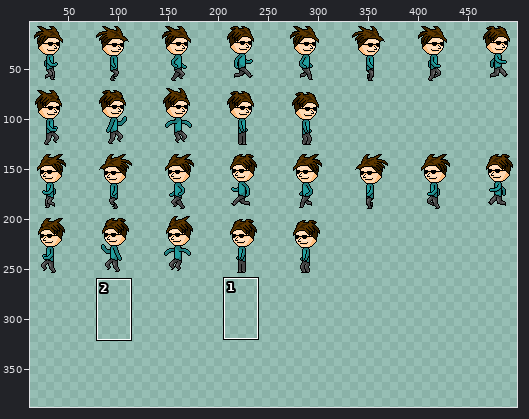
File history of a sprite sheet, Feup-Ops/Assets/Sprites/Player/player.png. Above, an overview of the earlier version with the close-up marked.
Close-up. Old version:
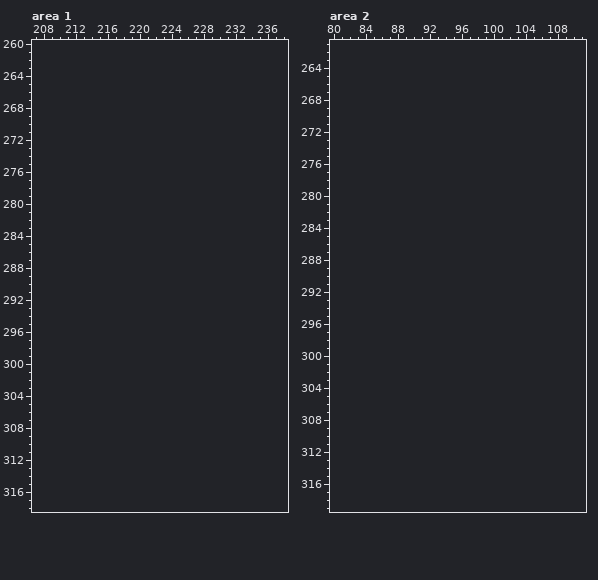
The file is 512x256 pixels. Shown: area 1: x 207..238, y 260..318; area 2: x 80..111, y 261..319. The old version is drawn lined up with the new one, on the new canvas. The wide view leaves out empty margins. The commit also changed other parts of the picture, which this record leaves out.
The result:
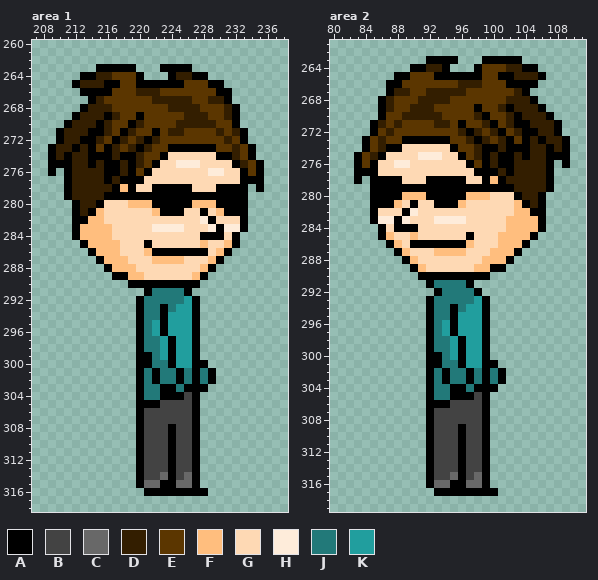
Palette (. is transparent): A #000000  B #434343  C #686868  D #331e00  E #5b3600  F #ffbe7e  G #fed9b4  H #feecda  J #227979  K #219e9e
Diff:
canvas 512x256 -> 512x394
Changed rows in their new state; - is an unchanged pixel.
Area 1:
first column x 209:
263 ------AAAAA---AAAA---------
264 ----AADDEEEA---ADDAA-------
265 ---ADDDAAEEAAAAAAEEEAA-----
266 ----AAAAEEEDDDEEEEEEEAA----
267 -----ADEEEEEEDDDDDEEDDA----
268 ----ADDDEEEEEEEDDDDEEEDA---
269 ---ADDDADEEAEEEEEDDDEEDA---
270 --ADDDADEEADEEEEDDDDDEEA---
271 -ADDDAADEADEEAEDDEEEEDEDA--
272 -ADDAADEADEDADEEEEEEEEDEA--
273 ADDADAEADEDADEEAAAAAAEEDEA-
274 ADADDAAADAADEEAGGGGGGAADEA-
275 AAADDADAADADEAGGHHHGGGGADEA
276 A-ADDDDAADAEAGGGGGGGHHGGAEA
277 --ADDDDADAAAGGGGGGGGGGGGAAA
278 --ADDDDDAFAGGAAAAAGGGAAAA-A
279 --ADDDDAAAAAAAAAAAAAAAAAA--
280 ---ADDAGGGFFFAAAAAFFFAAAA--
281 ---ADAFGGGGGGFAAAGGAGFAAA--
282 ---AAFFGGGGGGGGGGGGHAGGGA--
283 ---AFFFFGGGGGHHHHGGGHAHHA--
284 ---AFFFFGGGGGGGGGGGAAAGA---
285 ----AFFFFGGGAGGGGGGFGGFA---
286 -----AFFFGGGFAAAAAAAGFA----
287 ------AFFFGGGFFFFGGGFA-----
288 -------AFFFGGGGGGGGFA------
289 --------AAFFGGGGGGFA-------
290 ----------AAAAAAAAA--------
291 ------------AJJJJA---------
292 -----------AJJJJJKA--------
293 -----------AJJAJKKA--------
294 -----------AJJAKKKA--------
295 -----------AJKAKKKA--------
296 -----------AJKAKKKA--------
297 -----------AJJKAKKA--------
298 -----------AJJKAKKA--------
299 -----------AAJKAKKA--------
300 -----------AAJJAKKAA-------
301 -----------AJAJJAJAJA------
302 -----------AJAJJAJAJA------
303 -----------AJJAAJAAA-------
304 -----------AJJAAABA--------
305 -----------AAABBBBA--------
306 -----------ABBBBBBA--------
307 -----------ABBBBBBA--------
308 -----------ABBBABBA--------
309 -----------ABBBABBA--------
310 -----------ABBBABBA--------
311 -----------ABBBABBA--------
312 -----------ABBBABBA--------
313 -----------ABBBABBA--------
314 -----------ABBCABCA--------
315 -----------ACCAACCA--------
316 ------------AAAAAAAA-------
Area 2:
first column x 83:
263 ---------AAAA---AAAAA------
264 -------AADDA---AEEEDDAA----
265 -----AAEEEAAAAAAEEAADDDA---
266 ----AAEEEEEEEDDDEEEAAAA----
267 ----ADDEEDDDDDEEEEEEDA-----
268 ---ADEEEDDDDEEEEEEEDDDA----
269 ---ADEEDDDEEEEEAEEDADDDA---
270 ---AEEDDDDDEEEEDAEEDADDDA--
271 --ADEDEEEEDDEAEEDAEDAADDDA-
272 --AEDEEEEEEEEDADEDAEDAADDA-
273 -AEDEEAAAAAAEEDADEDAEADADDA
274 -AEDAAGGGGGGAEEDAADAAADDADA
275 AEDAGGGGHHHGGAEDADAADADDAAA
276 AEAGGHHGGGGGGGAEADAADDDDA-A
277 AAAGGGGGGGGGGGGAAADADDDDA--
278 A-AAAAGGGAAAAAGGAFADDDDDA--
279 --AAAAAAAAAAAAAAAAAADDDDA--
280 --AAAAFFFAAAAAFFFGGGADDA---
281 --AAAFGAGGAAAFGGGGGGFADA---
282 --AGGGAHGGGGGGGGGGGGFFAA---
283 --AHHAHGGGHHHHGGGGGFFFFA---
284 ---AGAAAGGGGGGGGGGGFFFFA---
285 ---AFGGFGGGGGGAGGGFFFFA----
286 ----AFGAAAAAAAFGGGFFFA-----
287 -----AFGGGFFFFGGGFFFA------
288 ------AFGGGGGGGGFFFA-------
289 -------AFGGGGGGFFAA--------
290 --------AAAAAAAAA----------
291 ---------AJJJJA------------
292 ----------AJJJJA-----------
293 ---------AJJJJJKA----------
294 ---------AJJAJKKA----------
295 ---------AJJAKKKA----------
296 ---------AJKAKKKA----------
297 ---------AJKAKKKA----------
298 ---------AJJKAKKA----------
299 ---------AJJKAKKA----------
300 ---------AAJKAKKA----------
301 ---------AAJJAKKAA---------
302 ---------AJAJJAJAJA--------
303 ---------AJAJJAJAJA--------
304 ---------AJJAAJAAA---------
305 ---------AJJAAABA----------
306 ---------AAABBBBA----------
307 ---------ABBBBBBA----------
308 ---------ABBBBBBA----------
309 ---------ABBBABBA----------
310 ---------ABBBABBA----------
311 ---------ABBBABBA----------
312 ---------ABBBABBA----------
313 ---------ABBBABBA----------
314 ---------ABBBABBA----------
315 ---------ABBCABCA----------
316 ---------ACCAACCA----------
317 ----------AAAAAAAA---------
